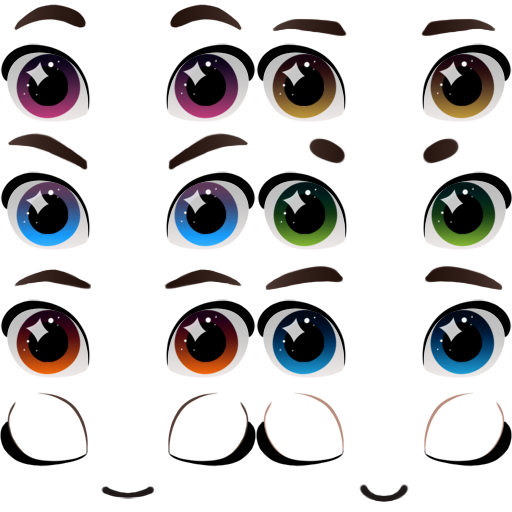
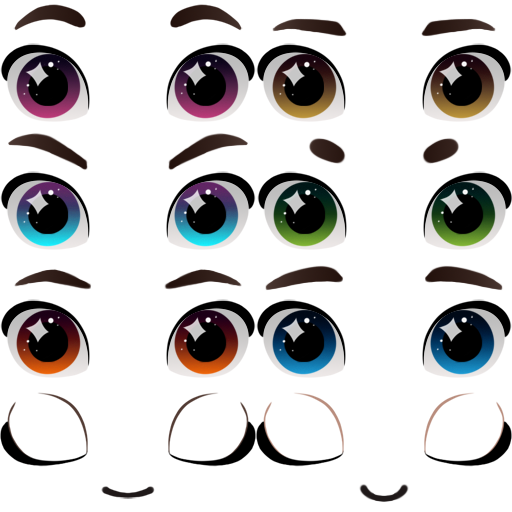
Before/after of a (512, 512) layered artwork. What changed in the layer stack:
painted on "augen 3" over [16, 181, 239, 247]
